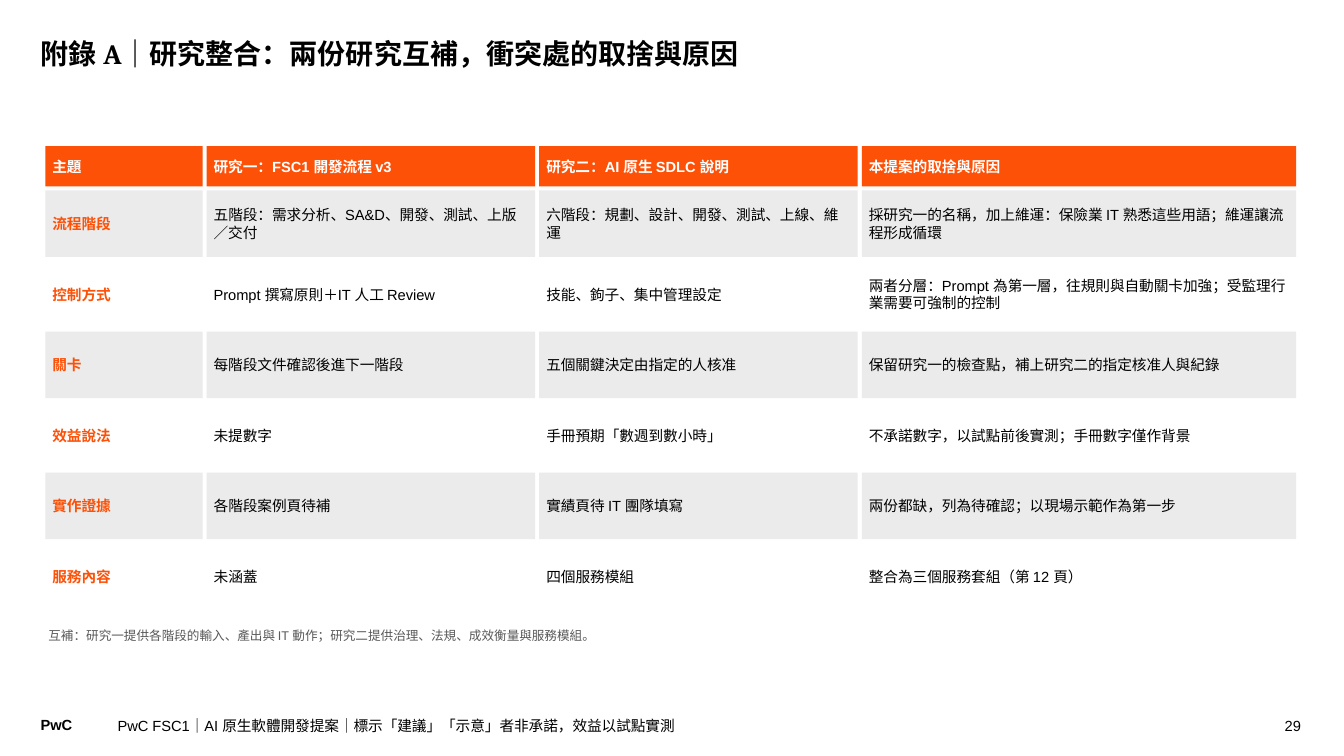
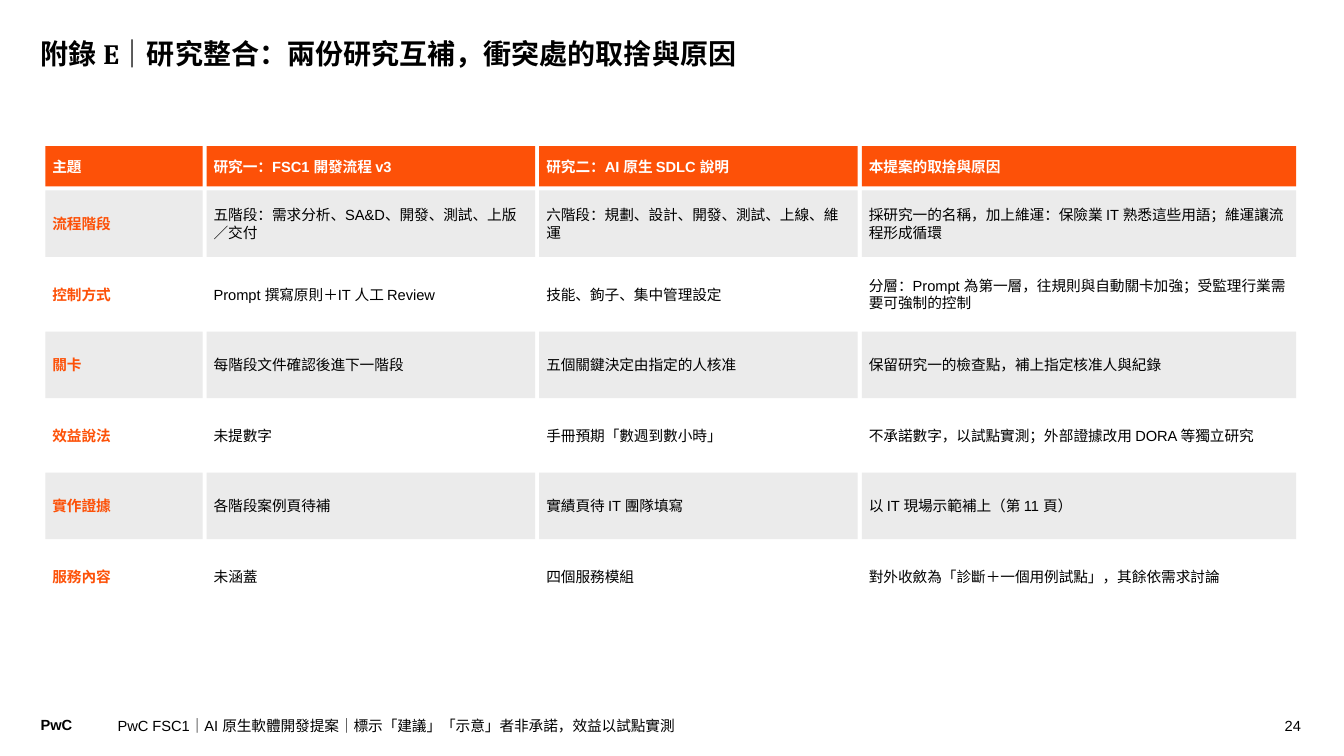
Before and after one commit to Robshao/PwC_FSC1, a slide deck: slide 24 of research/ai-native-sdlc/AI原生軟體開發_合夥人提案簡報.pptx (slide 29 before the commit). Drawn at 1344x756 pixels with LibreOffice and Linux fonts; fonts in the diff are those of the drawing. Boxes give left, top, right and bottom in pixels: in the first picture for what was removed or moved away, otherwise in the second. Text is boxed around its words. In the diff, an @@ line names an element or a change of style, - is before the commit and + after.

```diff
--- a/research/ai-native-sdlc/AI原生軟體開發_合夥人提案簡報.pptx
+++ b/research/ai-native-sdlc/AI原生軟體開發_合夥人提案簡報.pptx
@@ title at [41,39,736,68]: text changed @@
-附錄 A｜研究整合：兩份研究互補，衝突處的取捨與原因
+附錄 E｜研究整合：兩份研究互補，衝突處的取捨與原因
@@ text in rectangle at [869,278,1286,309]: text changed @@
-兩者分層：Prompt 為第一層，往規則與自動關卡加強；受監理行業需要可強制的控制
+分層：Prompt 為第一層，往規則與自動關卡加強；受監理行業需要可強制的控制
@@ text in rectangle at [869,357,1161,372]: text changed @@
-保留研究一的檢查點，補上研究二的指定核准人與紀錄
+保留研究一的檢查點，補上指定核准人與紀錄
@@ text in rectangle at [869,428,1254,443]: text changed @@
-不承諾數字，以試點前後實測；手冊數字僅作背景
+不承諾數字，以試點實測；外部證據改用 DORA 等獨立研究
@@ text in rectangle at [869,498,1072,513]: text changed @@
-兩份都缺，列為待確認；以現場示範作為第一步
+以 IT 現場示範補上（第 11 頁）
@@ text at [869,569,1220,584]: text changed @@
-整合為三個服務套組（第 12 頁）
+對外收斂為「診斷＋一個用例試點」，其餘依需求討論
@@ text removed at [48,629,594,642] @@
-互補：研究一提供各階段的輸入、產出與 IT 動作；研究二提供治理、法規、成效衡量與服務模組。
@@ page number at [1285,720,1301,731]: text changed @@
-29
+24
```
Also in this commit, not shown: 15 other slides changed, 5 slides added, 12 slides removed, 4 other files.
